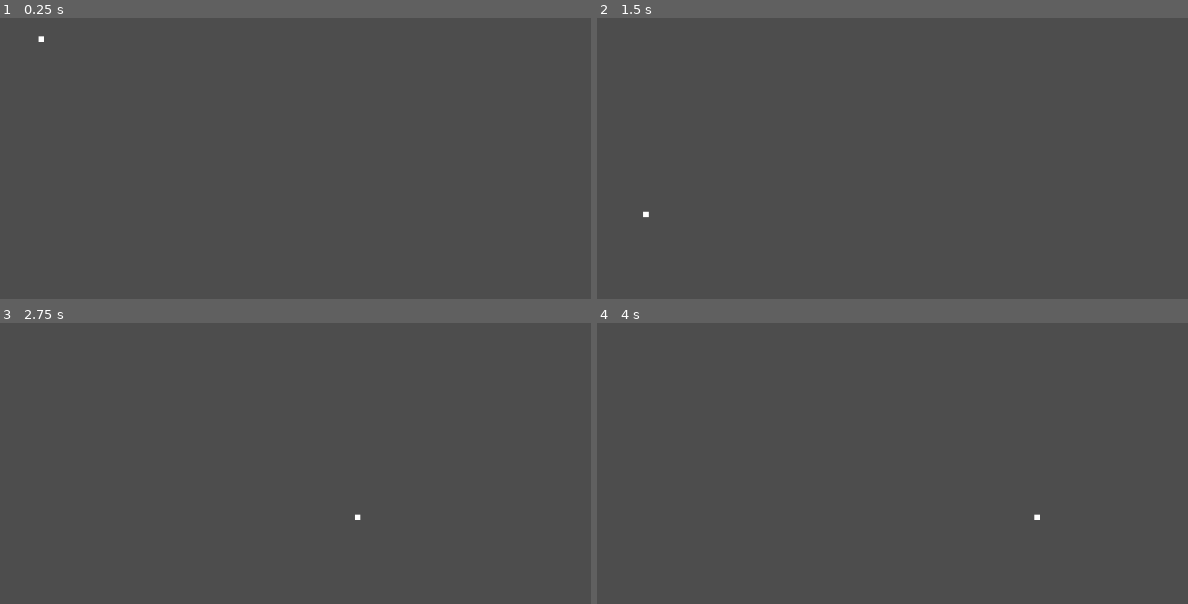
Above: before the commit, frames 1-4 (two rows, left to right).
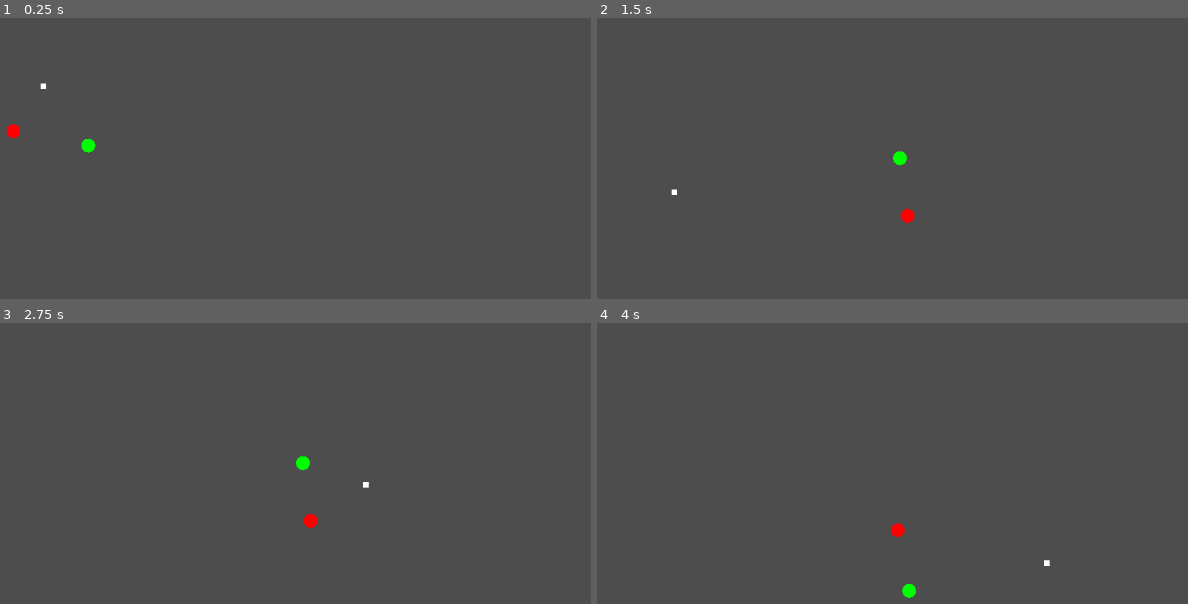
Above: after the commit, the same moments.

Repository: xharris/tennisplus
Game: Godot game, scene res://entities/game/game.tscn
The game is run twice, just before and just after one commit, with the same random seed, the same clock (stepped at 60 frames per second) and the same inputs.
Inputs:
- Up to frame 1 (0.25 s): no input
- Up to frame 2 (1.5 s): hold Space (paddle_swing) 0.53-1.28 s; tap Space (paddle_swing) at 1.35 s
- Up to frame 3 (2.75 s): hold Space (paddle_swing) from 2.03 s (still down)
- Up to frame 4 (4 s): release Space (paddle_swing) at 2.78 s; tap Space (paddle_swing) at 2.85 s; hold Space (paddle_swing) from 3.53 s (still down)

The runs differ from the first frame. In frame 1, 0.2% of the frame differs, in the area x 1-17%, y 6-49%; in frame 2, 0.2%, in the area x 7-54%, y 47-73%; in frame 3, 0.2%; in frame 4, 0.2%.

Commit message:
adds random ball curve

Diff:
--- a/entities/ball/ball_physics.gd
+++ b/entities/ball/ball_physics.gd
@@ -9,6 +9,7 @@
         speed_scale = v
         if _tween:
             _tween.set_speed_scale(speed_scale)
+var control_point_distance: Constants.RangeInt = Constants.BALL_PHYSICS_CONTROL_POINT_DISTANCE
 
 var _log = Logger.new("ball_physics")
 var _target: Node2D
@@ -16,10 +17,19 @@
 var _progress: float = 0
 var _tween: Tween
 
+var _debug_midpoint: Vector2
+var _debug_control_point: Vector2
+
+func _draw() -> void:
+    draw_set_transform_matrix(global_transform.affine_inverse())
+    draw_circle(_debug_midpoint, 10, Color.RED)
+    draw_circle(_debug_control_point, 10, Color.GREEN)
+
 func _physics_process(delta: float) -> void:
     if _tween and _progress < 1 and _position_curve:
         _tween.custom_step(delta)
         apply_to.global_position = _position_curve.sample(0, _progress)
+        queue_redraw()
 
 func get_target() -> Node2D:
     return _target
@@ -27,12 +37,25 @@
 func set_target(target: Node2D):
     _log.debug("set target: %s" % target)
     _target = target
-    # create curve between ball and target
     var target_position = target.global_position
     var midpoint = (target_position + global_position) / 2
+    # get tangent to direction
+    var direction_to = global_position.direction_to(target_position)
+    var angle_to = global_position.angle_to_point(target_position)
+    var control_angle = angle_to - \
+        deg_to_rad(90 + Constants.BALL_PHYSICS_CONTROL_POINT_ANGLE_OFFSET.rand())
+    _log.debug("control_angle: %d" % rad_to_deg(control_angle))
+    ## TODO add 180deg if control_point is offscreen
+    var control_point = midpoint + \
+        (Vector2.from_angle(control_angle) * control_point_distance.rand())
+    _debug_midpoint = midpoint
+    _debug_control_point = control_point
+    # create curve between ball and target
     _position_curve = Curve2D.new()
     _position_curve.add_point(global_position)
+    _position_curve.set_point_out(0, control_point - global_position)
     _position_curve.add_point(target_position)
+    _position_curve.set_point_in(1, control_point - target_position)
     # tween on path
     _tween = create_tween()
     _tween.set_trans(Tween.TRANS_LINEAR)
--- a/entities/ball/visitors/speed.gd
+++ b/entities/ball/visitors/speed.gd
@@ -1,8 +1,13 @@
 extends BallVisitor
 class_name BallSpeed
 
+enum Operation {Set}
+
+@export var operation: Operation = Operation.Set
 @export var speed_scale: float = 1.0
 
 func visit_ball(me: Ball):
-    _log.debug("set speed: %f" % speed_scale)
-    me.physics.speed_scale = speed_scale
+    _log.debug("speed: %s %f" % [Operation.find_key(operation), speed_scale])
+    match operation:
+        Operation.Set:
+            me.physics.speed_scale = speed_scale
--- a/entities/game/game.tscn
+++ b/entities/game/game.tscn
@@ -1,17 +1,27 @@
-[gd_scene load_steps=4 format=3 uid="uid://450pjljv18g8"]
+[gd_scene load_steps=5 format=3 uid="uid://450pjljv18g8"]
 
 [ext_resource type="Script" uid="uid://5bxiypk11n6v" path="res://entities/game/game.gd" id="1_j054j"]
 [ext_resource type="PackedScene" uid="uid://cy0xaqlkrhrbc" path="res://entities/ball/ball.tscn" id="1_uqg41"]
 [ext_resource type="PackedScene" uid="uid://dghq8stxw47f2" path="res://entities/paddle/paddle.tscn" id="2_5xshk"]
 
+[sub_resource type="Curve2D" id="Curve2D_j054j"]
+_data = {
+"points": PackedVector2Array(-221.445, 121.352, 221.445, -121.352, -2, -1, -266.62, -120.466, 266.62, 120.466, 488, -1)
+}
+point_count = 2
+
 [node name="Game" type="Node2D"]
 script = ExtResource("1_j054j")
 
 [node name="Ball" parent="." instance=ExtResource("1_uqg41")]
-position = Vector2(198, 114)
+position = Vector2(157, 141)
 
 [node name="PaddleL" parent="." instance=ExtResource("2_5xshk")]
-position = Vector2(203, 393)
+position = Vector2(158, 391)
 
 [node name="PaddleR" parent="." instance=ExtResource("2_5xshk")]
-position = Vector2(841, 382)
+position = Vector2(987, 412)
+
+[node name="Path2D" type="Path2D" parent="."]
+position = Vector2(3, 4)
+curve = SubResource("Curve2D_j054j")
--- a/resources/constants.gd
+++ b/resources/constants.gd
@@ -1,4 +1,15 @@
 extends Resource
 class_name Constants
 
+class RangeInt:
+    var MIN = 0
+    var MAX = 0
+    func _init(min_value: int = 0, max_value: int = 0) -> void:
+        MIN = min_value
+        MAX = max_value
+    func rand() -> int:
+        return randi_range(MIN, MAX)
+
 const BALL_PHYSICS_TWEEN_DURATION = 3
+static var BALL_PHYSICS_CONTROL_POINT_DISTANCE = RangeInt.new(60, 120)
+static var BALL_PHYSICS_CONTROL_POINT_ANGLE_OFFSET = RangeInt.new(-30, 30)
Not shown, changed: README.md
